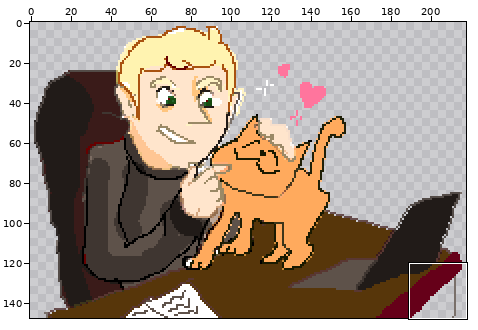
One commit to this animated GIF sprite: cat5.gif. The picture above shows the old version from afar; the outline marks the close-up.
Close-up. The starting point:
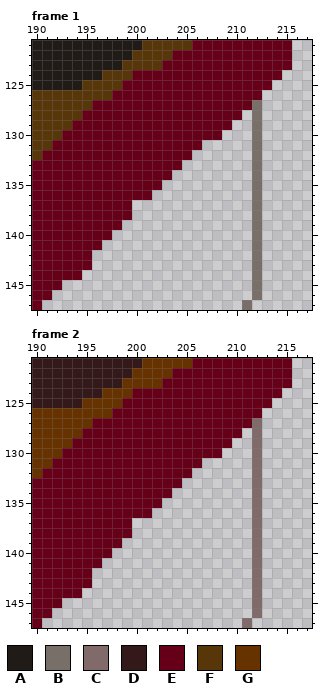
The file is 218x148 pixels, 5 frames. Colours within 5 levels of each other are drawn and written as one. Shown: frame 1: x 190..217, y 121..147; frame 2: x 190..217, y 121..147. The commit also changed other frames or places, which this record leaves out.
Palette (. is transparent): A #211b18  B #796f69  C #806a6a  D #331919  E #660019  F #57360a  G #663300
Pixels before, frame 1, first column x 190:
121 AAAAAAAAAAAFFFFFEEEEEEEEEE
122 AAAAAAAAAAFFFFEEEEEEEEEEEE
123 AAAAAAAAAFFFFEEEEEEEEEEEEE
124 AAAAAAAFFFEEEEEEEEEEEEEEE.
125 AAAAAFFFFEEEEEEEEEEEEEEE..
126 FFFFFFFFEEEEEEEEEEEEEEE...
127 FFFFFFEEEEEEEEEEEEEEEEB...
128 FFFFFEEEEEEEEEEEEEEEE.B...
129 FFFFEEEEEEEEEEEEEEEE..B...
130 FFFEEEEEEEEEEEEEEEE...B...
131 FFEEEEEEEEEEEEEEE.....B...
132 FEEEEEEEEEEEEEEE......B...
133 EEEEEEEEEEEEEEE.......B...
134 EEEEEEEEEEEEEE........B...
135 EEEEEEEEEEEEE.........B...
136 EEEEEEEEEEEE..........B...
137 EEEEEEEEEE............B...
138 EEEEEEEEEE............B...
139 EEEEEEEEE.............B...
140 EEEEEEEE..............B...
141 EEEEEEE...............B...
142 EEEEEE................B...
143 EEEEEE................B...
144 EEEEE.................B...
145 EEE...................B...
146 EE....................B...
147 E....................B....
Pixels before, frame 2, first column x 190:
121 DDDDDDDDDDDGGGGGEEEEEEEEEE
122 DDDDDDDDDDGGGGEEEEEEEEEEEE
123 DDDDDDDDDGGGGEEEEEEEEEEEEE
124 DDDDDDDGGGEEEEEEEEEEEEEEE.
125 DDDDDGGGGEEEEEEEEEEEEEEE..
126 GGGGGGGGEEEEEEEEEEEEEEE...
127 GGGGGGEEEEEEEEEEEEEEEEC...
128 GGGGGEEEEEEEEEEEEEEEE.C...
129 GGGGEEEEEEEEEEEEEEEE..C...
130 GGGEEEEEEEEEEEEEEEE...C...
131 GGEEEEEEEEEEEEEEE.....C...
132 GEEEEEEEEEEEEEEE......C...
133 EEEEEEEEEEEEEEE.......C...
134 EEEEEEEEEEEEEE........C...
135 EEEEEEEEEEEEE.........C...
136 EEEEEEEEEEEE..........C...
137 EEEEEEEEEE............C...
138 EEEEEEEEEE............C...
139 EEEEEEEEE.............C...
140 EEEEEEEE..............C...
141 EEEEEEE...............C...
142 EEEEEE................C...
143 EEEEEE................C...
144 EEEEE.................C...
145 EEE...................C...
146 EE....................C...
147 E....................C....
The same view after the edit:
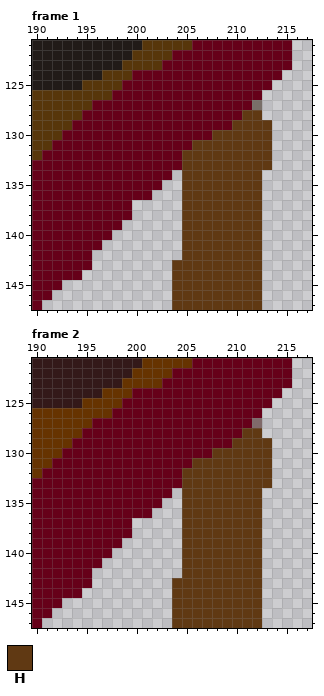
Colours new in this view: H #603913
From old to new:
Frame 1:
Colour H now appears in row 128 at x 211; in row 129 at x 210 to 211 and 213; in row 130 at x 209 to 211 and 213; in row 131 at x 207 to 211 and 213; in row 132 at x 206 to 211 and 213; in row 133 at x 205 to 211 and 213.
Colour H now appears in rows 134 to 142 at x 205 to 211; in rows 143 to 146 at x 204 to 211; in row 147 at x 204 to 210 and 212.
The author changed colour B to colour H in rows 128 to 146 at x 212; in row 147 at x 211.
The author changed colour E to colour H in row 130 at x 208; in row 131 at x 206; in row 132 at x 205.
Frame 2:
Colour H now appears in row 128 at x 211; in row 129 at x 210 to 211 and 213; in row 130 at x 209 to 211 and 213; in row 131 at x 207 to 211 and 213; in row 132 at x 206 to 211 and 213; in row 133 at x 205 to 211 and 213.
Colour H now appears in rows 134 to 142 at x 205 to 211; in rows 143 to 146 at x 204 to 211; in row 147 at x 204 to 210 and 212.
The author changed colour C to colour H in rows 128 to 146 at x 212; in row 147 at x 211.
The author changed colour E to colour H in row 130 at x 208; in row 131 at x 206; in row 132 at x 205.
Pixel boxes of the changes (left, top, right, bottom) in both close-ups:
changed: (172, 110, 272, 310)
changed: (172, 428, 272, 628)
